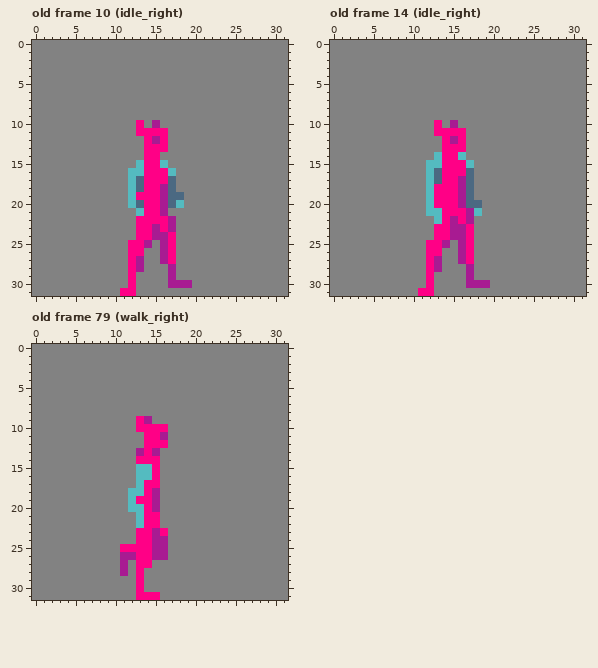
Pixel-art file, stored at Assets/Art/MrFish.aseprite. The picture above is the old version.
32x32 pixels, 141 frames. Shown: old frame 10 (idle_right), old frame 14 (idle_right), old frame 79 (walk_right). The commit also changed other frames, which this record leaves out.
Now the later version:
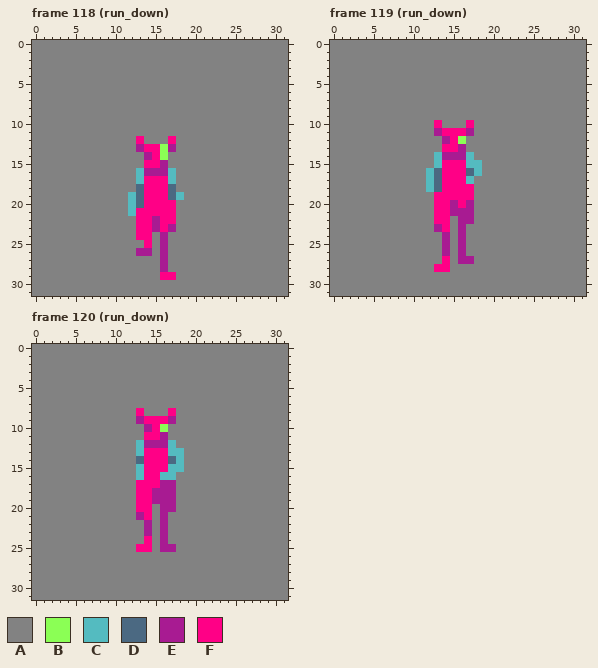
Palette (. is transparent): A #828282  B #8bff55  C #54bbc0  D #4b6982  E #a81b92  F #ff0086
A new or re-ordered frame is compared with the old frame closest to it.
Commit: add down run animation
Change:
frames 141 -> 151
Frame 118 (run_down) is new; against old frame 10 (idle_right), layers "armnear", "body", "armfar":
y 10: x 13 F -> A; x 15 E -> A
y 11: x 13..16 FFFF -> AAAA
y 12: x 13..17 AFEFA -> FAAAF
y 13: x 13 A -> E; x 16..17 FA -> BE
y 14: x 14 F -> E; x 16 A -> B
y 15: x 13 C -> A; x 16 C -> E
y 16: x 12 C -> A; x 14..16 FFF -> EEE
y 17: x 12..13 CD -> AC; x 17 D -> C
y 18: x 12 C -> A; x 16 E -> F
y 19: x 13 F -> D; x 16 E -> F; x 18 D -> C
y 20: x 16..18 EDC -> FFA
y 21: x 12..13 AC -> CF; x 16..17 EA -> FF
y 22: x 15 F -> E; x 17 E -> F
y 24: x 15 E -> A; x 17 F -> A
y 25: x 12..14 FFE -> AAF; x 17 F -> A
y 26: x 12..14 FFA -> AEE; x 17 F -> A
y 27: x 12..13 FE -> AA; x 17 F -> A
y 28: x 12..13 FE -> AA; x 16..17 AE -> EA
y 29: x 12 F -> A; x 16..17 AE -> FF
y 30: x 12 F -> A; x 17..19 EEE -> AAA
y 31: x 11..12 FF -> AA
Frame 119 (run_down) is new; against old frame 14 (idle_right), layers "armnear", "body", "armfar":
y 10: x 15 E -> A; x 17 A -> F
y 11: x 13 F -> E; x 17 A -> E
y 12: x 14..16 FEF -> EFB
y 13: x 16 F -> E
y 14: x 14..17 FFCA -> EEEC
y 15: x 12 C -> A; x 18 A -> C
y 16: x 18 A -> C
y 17: x 16..17 ED -> FC
y 18: x 13 F -> D; x 16..17 ED -> FF
y 19: x 12 C -> A; x 16..17 ED -> FF
y 20: x 12 C -> A; x 15..18 FEDD -> EFEA
y 21: x 12..13 CC -> AF; x 15..16 FF -> EE; x 18 C -> A
y 22: x 13 C -> F; x 15..16 EF -> AE
y 23: x 13 F -> E; x 15 E -> A; x 17 F -> A
y 24: x 13..15 FFE -> AEA; x 17 F -> A
y 25: x 12..13 FF -> AA; x 17 F -> A
y 26: x 12..14 FFA -> AAE; x 17 F -> A
y 27: x 12..14 FEA -> AAF; x 17 F -> E
y 28: x 12..14 FEA -> AFF; x 17 E -> A
y 29: x 12 F -> A; x 17 E -> A
y 30: x 12 F -> A; x 17..19 EEE -> AAA
y 31: x 11..12 FF -> AA
Frame 120 (run_down) is new; against old frame 79 (walk_right), layers "armnear", "body":
y 8: x 13 A -> F; x 17 A -> F
y 9: x 13..17 FEAAA -> EFFFE
y 10: x 13..14 FF -> AE; x 16 F -> B
y 12: x 13..17 AFFFA -> CEEEC
y 13: x 13 E -> C; x 15..18 EAAA -> FFCC
y 14: x 13 F -> D; x 16..18 AAA -> FDC
y 15: x 14 C -> F; x 16..18 AAA -> FCC
y 16: x 14 C -> F; x 16..17 AA -> CC
y 17: x 13 C -> F; x 16..17 AA -> EE
y 18: x 12..13 CC -> AF; x 16..17 AA -> EE
y 19: x 12 C -> A; x 16..17 AA -> EE
y 20: x 12..13 CC -> AF; x 15..17 EAA -> AEE
y 21: x 13 C -> E; x 15..16 FA -> AE
y 22: x 13..16 CFFA -> AEAE
y 23: x 13..16 FFEF -> AEAE
y 24: x 13 F -> A; x 15 E -> A
y 25: x 11..12 FF -> AA; x 15 E -> A; x 17 A -> E
y 26: x 11..16 EEFFEE -> AAAAAA
y 27: x 11 E -> A; x 13..14 FF -> AA
y 28: x 11 E -> A; x 13 F -> A
y 29..30: x 13 F -> A
y 31: x 13..15 FFF -> AAA
Pixel boxes of the changes (left, top, right, bottom) in both pictures:
changed: (120, 120, 192, 296)
changed: (418, 120, 490, 296)
changed: (120, 408, 184, 600)
